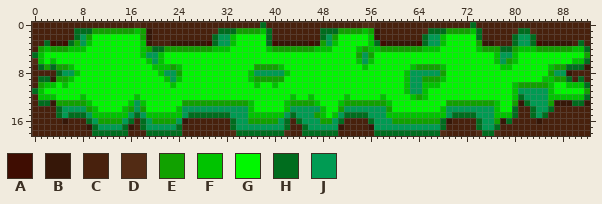
Edited in one commit: sprite sheet (assets/lettuce.png). Above, as it was before the edit.
The file is 93x19 pixels.
Palette (. is transparent): A #3f0d02  B #361708  C #48210d  D #522b14  E #11a100  F #00c300  G #00f700  H #006d1e  J #009b53
Now the later version:
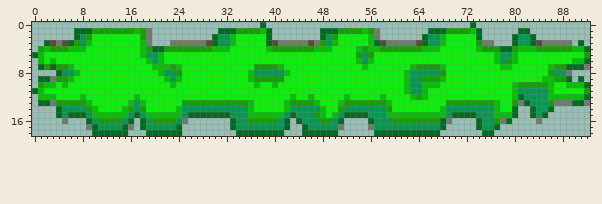
Changes in this commit:
@@ palette @@
-A #3f0d02
+A #3f0d02aa
-B #361708
+B #36170866
@@ x 0..92 @@
- 0 CCCCCCCCCCCCCCCCCDCCCCCCCCCCCCCCCCCCCCHCCCCCCCCCCCCCCCCDDCCCCCCCCCCCCCCCCHCCCCCCCCCCCCCCCCCCC
- 1 CCCCCCCHHHEEEEEEEFEBCCCCCCCCCCDHHHEEEEFHCCCCCCCCHHHEEEEFEBCCCCCCCDHHHEEEEFHCCCCCDHHDCCCCCCCCC
- 2 CCCCCCCHJEGGGGGGGGEBCCCCCCCCCCHJJFGGGGGHCCCCCCCCHJEGGGGGFBCCCCCCCHJJFGGGGGHCCCCCHJJHCCCCCCCCC
- 3 CCHABAHEJFGGGGGGGGFBCCCBBBBBBAHJJFGGGGGHABBBBBABEJFGGGGGFHABBBBBAHJJFGGGGGEBBCCCHJJHABBBBBCHC
- 4 CEFEEEFFFGGGGGGGGGFEHHEEEEEEEEFFFGGGGGGFEEEEEEEFFFGGGGFEFFEEEEEEEFFFGGGGGGFEEEHHEFFFEEEEEEFFH
+ 0 ......................................H..................................H...................
+ 1 .......HHHEEEEEEEFEB...........HHHEEEEFH........HHHEEEEFEB........HHHEEEEFH......HH..........
+ 2 .......HJEGGGGGGGGEB..........HJJFGGGGGH........HJEGGGGGFB.......HJJFGGGGGH.....HJJH.........
+ 3 ..HABAHEJFGGGGGGGGFB...BBBBBBAHJJFGGGGGHABBBBBABEJFGGGGGFHABBBBBAHJJFGGGGGEBB...HJJHABBBBB.H.
+ 4 .EFEEEFFFGGGGGGGGGFEHHEEEEEEEEFFFGGGGGGFEEEEEEEFFFGGGGFEFFEEEEEEEFFFGGGGGGFEEEHHEFFFEEEEEEFFH
  5 HFGGGGGGGGGGGGGGGGFJJFGGGGGGGGGGGGGGGGGGGGGGGGGGGGGGGGEJEGGGGGGGGGGGGGGGGGGGGFJJFGGGGGGGGGGGE
- 6 DFGFGGGGGGGGGGGGGGGFJFGGGGGGGGGGGGGGGGGGGGGGGGGGGGGGGGFJFGGGGGGGGGGGGGGGGGGGGFJEFGGGGGGGGGFFH
- 7 CHEHEEFGGGGGGGGGGGGGFFFEFGGGGGGGGGGGGEEEEFGGGGGGGGGGGGGFGGGGGGGFEEEEFGGGGGGGGGFFGGGGGGFEEHHHB
- 8 CCCCHJJFGGGGGGGGGGGGGFJJEGGGGGGGGGGGFJJJJJFGGGGGGGGGGGGGGGGGGGFJJJJJEGGGGGGGGGGGGGGGGGEJJBCCC
- 9 CHHBEEFGGGGGGGGGGGGGGGFJFGGGGGGGGGGGFEEEEEGGGGGGGGGGGGGGGGGGGGFJJEEEFGGGGGGGGGGGGGGGGFFEEHCHC
-10 CEFFGFGGGGGGGGGGGGGGGGGFGGGGGGGGGGGGGFGGFGGGGGGGGGGGGGGGGGGGGGFJJFFFGGGGGGGGGGGGFEEEEEFGGFFFH
+ 6 .FGFGGGGGGGGGGGGGGGFJFGGGGGGGGGGGGGGGGGGGGGGGGGGGGGGGGFJFGGGGGGGGGGGGGGGGGGGGFJEFGGGGGGGGGFFH
+ 7 .HEHEEFGGGGGGGGGGGGGFFFEFGGGGGGGGGGGGEEEEFGGGGGGGGGGGGGFGGGGGGGFEEEEFGGGGGGGGGFFGGGGGGFEEHHHB
+ 8 ....HJJFGGGGGGGGGGGGGFJJEGGGGGGGGGGGFJJJJJFGGGGGGGGGGGGGGGGGGGFJJJJJEGGGGGGGGGGGGGGGGGEJJB...
+ 9 .HHBEEFGGGGGGGGGGGGGGGFJFGGGGGGGGGGGFEEEEEGGGGGGGGGGGGGGGGGGGGFJJEEEFGGGGGGGGGGGGGGGGFFEEH.H.
+10 .EFFGFGGGGGGGGGGGGGGGGGFGGGGGGGGGGGGGFGGFGGGGGGGGGGGGGGGGGGGGGFJJFFFGGGGGGGGGGGGFEEEEEFGGFFFH
 11 HFGGGGGGGGGGGGGGGGGGGGGGGGGGGGGGGGGGGGGGGGGGGGGGGGGGGGGGGGGGGGFJJFGGGGGGGGGGGGGGFJJJJJFGGGGGE
-12 CFFFGGGGFGGGGGGGGFGGGGGGGGGGGGGGGGGGGGGGGGGFGGFGGGGGFGGGGGFGGGGFEFGGGGGGGGGGGGGGFHJJJJFFFFFFH
-13 CHHBEEEEEFGGGGGGFJFGGGGGGEEEEEEEEEEEFGGGGGFEEEEFGGGFEEEEEEEFGGGGGGGGGEEEEEEEEFGGEBHJJJEBBBHHB
-14 CCCCHJJJJEFGGGGFEJEGGGGGFJJJJJJJJJJJFGGGGGFJJJJJFGGEJJJJJJJEGGGGGGGGFJJJJJJJJFGGHCCHJJHCCCCCC
-15 CCCCHJHHHJFFFFFFJHJFFFFFFJHHHHHHHJJJFFFFFFJHJJJEFGFJHHHHJJJFFFFFFFFFFJHHHHJJJFFFHCCHJHCCCCCCC
-16 CCCCCBCCCHJEEEEJHCHJEEEEJBCCCCCCCHJJEEEEEJHCHJJJEEJHCCCCHJJJEEEEEEEEHBCCCCHJJEBHCCCCBCCCCCCCC
-17 CCCCCCCCCBHJJJJHBCHJJJJJHCCCCCCCCHJJJJJJJJHCCHJJJJJBCCCCBJJJJJJJJJJJHCCCCCHJJHCCCCCCCCCCCCCCC
-18 CCCCCCCCCCHHHHHHCCCHHHHHHCCCCCCCCDHHHHHHHHDCCHHHHHHCCCCCCHHHHHHHHHHHDCCCCCDHHDCCCCCCCCCCCCCCC
+12 .FFFGGGGFGGGGGGGGFGGGGGGGGGGGGGGGGGGGGGGGGGFGGFGGGGGFGGGGGFGGGGFEFGGGGGGGGGGGGGGFHJJJJFFFFFFH
+13 .HHBEEEEEFGGGGGGFJFGGGGGGEEEEEEEEEEEFGGGGGFEEEEFGGGFEEEEEEEFGGGGGGGGGEEEEEEEEFGGEBHJJJEBBBHHB
+14 ....HJJJJEFGGGGFEJEGGGGGFJJJJJJJJJJJFGGGGGFJJJJJFGGEJJJJJJJEGGGGGGGGFJJJJJJJJFGGH..HJJH......
+15 ....HJHHHJFFFFFFJHJFFFFFFJHHHHHHHJJJFFFFFFJHJJJEFGFJHHHHJJJFFFFFFFFFFJHHHHJJJFFFH..HJH.......
+16 .....B...HJEEEEJH.HJEEEEJB.......HJJEEEEEJH.HJJJEEJH....HJJJEEEEEEEEHB....HJJEBH....B........
+17 .........BHJJJJHB.HJJJJJH........HJJJJJJJJH..HJJJJJB....BJJJJJJJJJJJH.....HJJH...............
+18 ..........HHHHHH...HHHHHH.........HHHHHHHH...HHHHHH......HHHHHHHHHHH.......HH................
Boxes around the changes in both pictures, in picture pixels (x1, y1, x2, y2):
changed: (32, 22, 590, 136)
